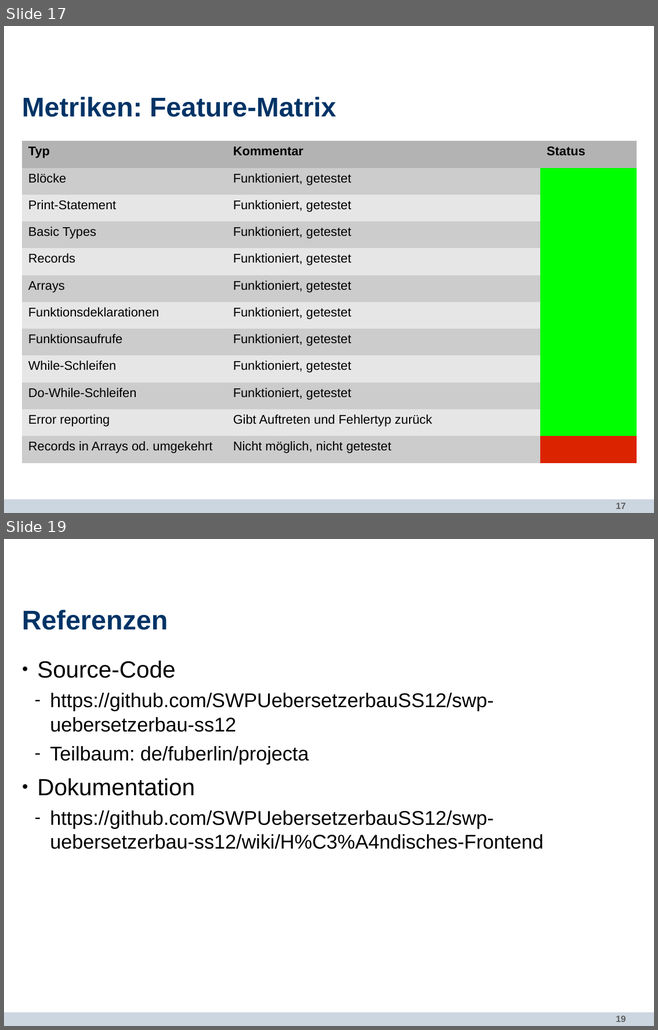
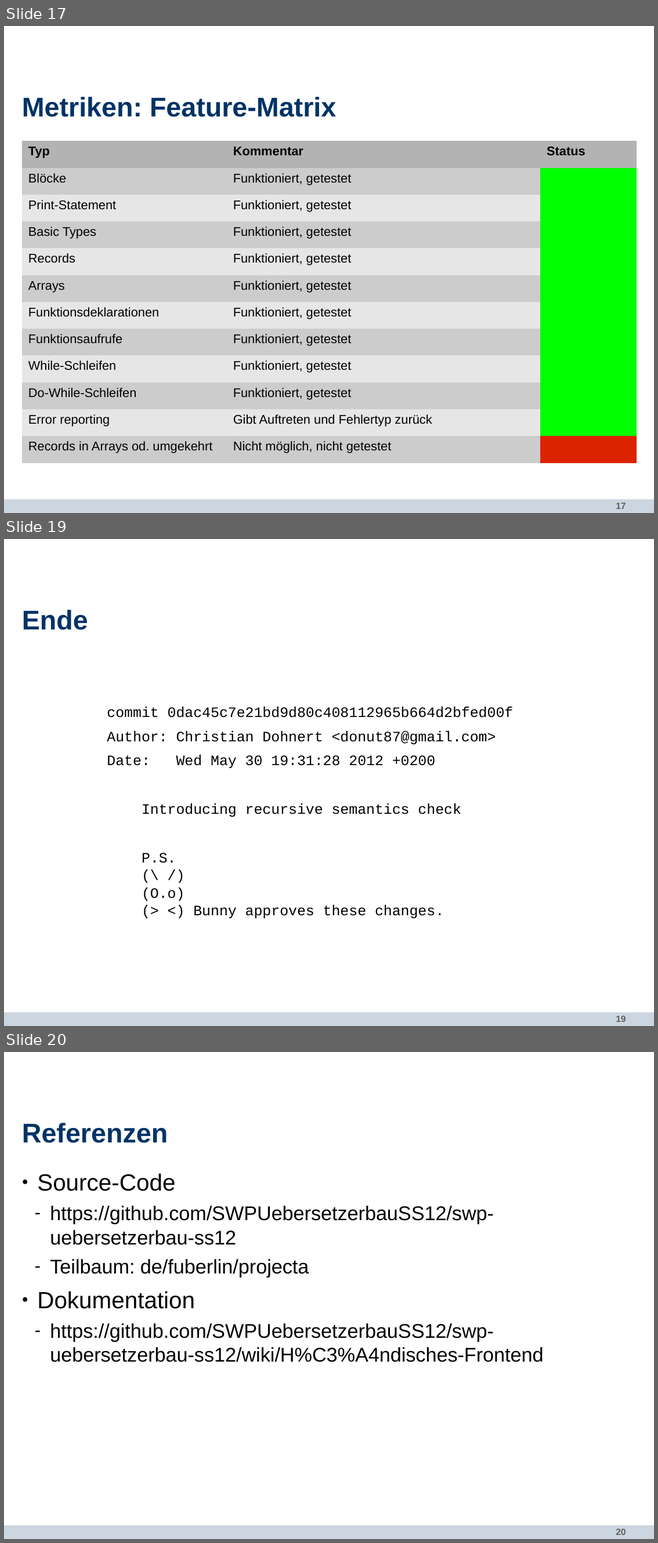
Before and after one commit to SWPUebersetzerbauSS12/swp-uebersetzerbau-ss12, a slide deck: doc/projecta/Abschlusspraesentation/Abschlusspraesentation.odp. Shown one above the other, each under a label of ours: slides 17 and 19 before the commit, slides 17, 19 and 20 after it; the slides between them are not shown. The pictures are 658x1030 and 658x1543 pixels, drawn with LibreOffice and Linux fonts; fonts in the diff are those of the drawing; background and template pictures are left out. Boxes give left, top, right and bottom in pixels: in the first picture for what was removed or moved away, otherwise in the second. Text is boxed around its words. In the diff, an @@ line names an element or a change of style, - is before the commit and + after.

```diff
--- a/doc/projecta/Abschlusspraesentation/Abschlusspraesentation.odp
+++ b/doc/projecta/Abschlusspraesentation/Abschlusspraesentation.odp
@@ slide 19 added at (4, 539, 654, 1026), background #FFFFFF; not listed: 2 template elements that a slide beside it also shows @@
@@ title added at (22, 610, 88, 630), 30 pt, text #003366, bold @@
+Ende
@@ text added at (107, 707, 513, 918), 16 pt, text #000000 @@
+commit 0dac45c7e21bd9d80c408112965b664d2bfed00f
+Author: Christian Dohnert <donut87@gmail.com>
+Date: Wed May 30 19:31:28 2012 +0200
+Introducing recursive semantics check
+P.S.
+(\ /)
+(O.o)
+(> <) Bunny approves these changes.
@@ what was slide 19 is now slide 20 @@
@@ page number at (615, 1529, 625, 1535): text changed @@
-19
+20
```
Also in this commit, not shown: 2 slides changed, 1 other file.
